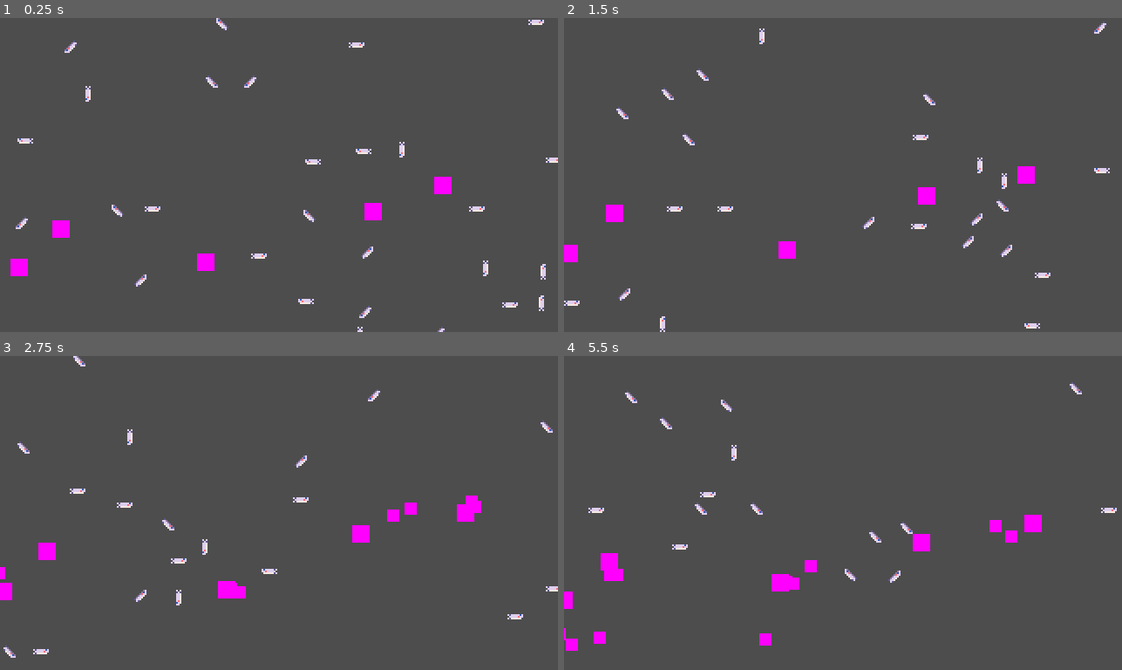
Above: before the commit, frames 1-4 (two rows, left to right).
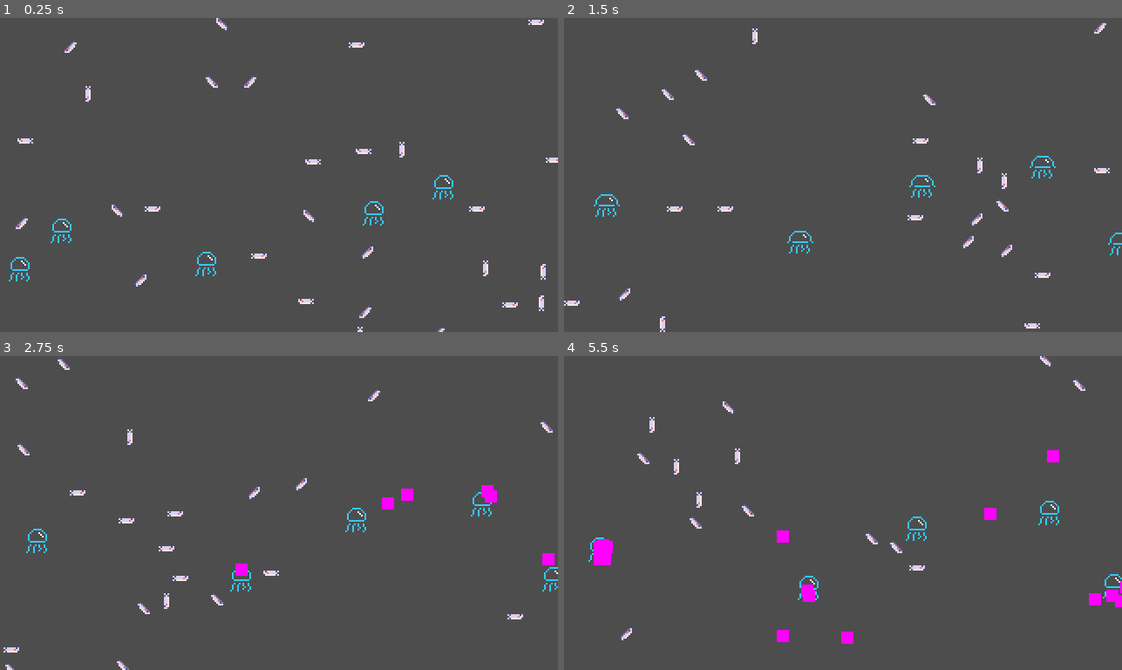
Above: after the commit, the same moments.

Repository: wickworks/jellyfishquarium
Game: Godot game, scene res://main.tscn
Two runs of this game, one before a commit and one after it. Both use one fixed random seed, a clock stepped at 60 frames per second and the inputs below.
Inputs (mouse positions are in pixels of both pictures, inside the frame that each line leads up to):
- Up to frame 1 (0.25 s): no input
- Up to frame 2 (1.5 s): tap Enter (ui_accept) at 0.5, 0.77 s; move the mouse to (965, 159) at 0.52 s; move the mouse to (731, 190) at 1.27 s
- Up to frame 3 (2.75 s): tap Enter (ui_accept) at 1.52 s; move the mouse to (334, 443) at 2.02 s
- Up to frame 4 (5.5 s): move the mouse to (815, 575) at 2.77 s; tap Enter (ui_accept) at 3.02, 3.77, 4.52 s; move the mouse to (1010, 560) at 3.52 s; move the mouse to (675, 465) at 4.27 s; move the mouse to (870, 513) at 5.02 s

The runs differ from the first frame. In frame 1, 1.0% of the frame differs, in the area x 1-82%, y 50-84%; in frame 2, 1.5%; in frame 3, 3.1%; in frame 4, 3.8%, in the area x 0-100%, y 0-94%.

Commit message:
add jellyfish sprites

Diff:
--- a/entity/jellyfish.gd
+++ b/entity/jellyfish.gd
@@ -26,8 +26,13 @@
 func bloop() -> void:
 	bloop_tween = create_tween().set_trans(Tween.TRANS_CUBIC).set_ease(Tween.EASE_IN_OUT)
 	bloop_tween.tween_property(self, 'accel', Vector2(randf_range(-0.1, 0.1), -ACCEL), 0.3)
-	bloop_tween.tween_property(self, 'accel', Vector2(0.0, 0), 0.3)
+	bloop_tween.tween_property($Sprite, 'frame', 1, 0.4)
+	bloop_tween.parallel().tween_property($Sprite, 'frame', 3, 0.3)
+	bloop_tween.chain().tween_property(self, 'accel', Vector2(0.0, 0), 0.3)
+	bloop_tween.tween_property($Sprite, 'frame', 0, 0).set_delay(1.1)
+
 	bloop_tween.tween_interval(randf_range(3, 7))
+	bloop_tween.tween_property($Sprite, 'frame', 0, 0)
 	bloop_tween.tween_callback(bloop)
 
 func _ready() -> void:
--- a/entity/jellyfish.tscn
+++ b/entity/jellyfish.tscn
@@ -1,12 +1,46 @@
-[gd_scene load_steps=3 format=3 uid="uid://bk5xnhrtci2b2"]
+[gd_scene load_steps=8 format=3 uid="uid://bk5xnhrtci2b2"]
 
 [ext_resource type="Script" path="res://entity/jellyfish.gd" id="1_qx2it"]
+[ext_resource type="Texture2D" uid="uid://baepuhvs4qej" path="res://entity/jellyfish.png" id="2_eh41o"]
 
-[sub_resource type="PlaceholderTexture2D" id="PlaceholderTexture2D_ylfm4"]
-size = Vector2(10, 10)
+[sub_resource type="AtlasTexture" id="AtlasTexture_fujhg"]
+atlas = ExtResource("2_eh41o")
+region = Rect2(32, 0, 15, 15)
+
+[sub_resource type="AtlasTexture" id="AtlasTexture_w4qp3"]
+atlas = ExtResource("2_eh41o")
+region = Rect2(16, 0, 15, 15)
+
+[sub_resource type="AtlasTexture" id="AtlasTexture_iatvc"]
+atlas = ExtResource("2_eh41o")
+region = Rect2(0, 0, 15, 15)
+
+[sub_resource type="AtlasTexture" id="AtlasTexture_bcore"]
+atlas = ExtResource("2_eh41o")
+region = Rect2(48, 0, 15, 15)
+
+[sub_resource type="SpriteFrames" id="SpriteFrames_4s1o1"]
+animations = [{
+"frames": [{
+"duration": 1.0,
+"texture": SubResource("AtlasTexture_fujhg")
+}, {
+"duration": 1.0,
+"texture": SubResource("AtlasTexture_w4qp3")
+}, {
+"duration": 1.0,
+"texture": SubResource("AtlasTexture_iatvc")
+}, {
+"duration": 1.0,
+"texture": SubResource("AtlasTexture_bcore")
+}],
+"loop": true,
+"name": &"default",
+"speed": 5.0
+}]
 
 [node name="Jellyfish" type="Node2D"]
 script = ExtResource("1_qx2it")
 
-[node name="Sprite2D" type="Sprite2D" parent="."]
-texture = SubResource("PlaceholderTexture2D_ylfm4")
+[node name="Sprite" type="AnimatedSprite2D" parent="."]
+sprite_frames = SubResource("SpriteFrames_4s1o1")
Binary file added: entity/jellyfish.png
Not shown, added: entity/jellyfish.png.import
